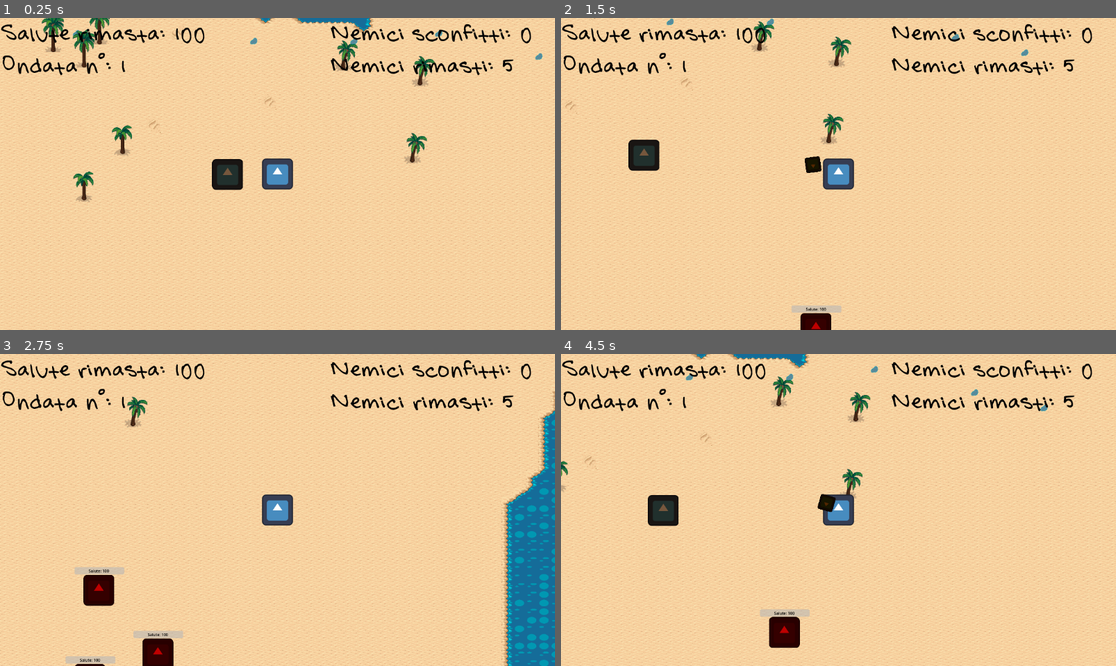
Above: before the commit, frames 1-4 (two rows, left to right).
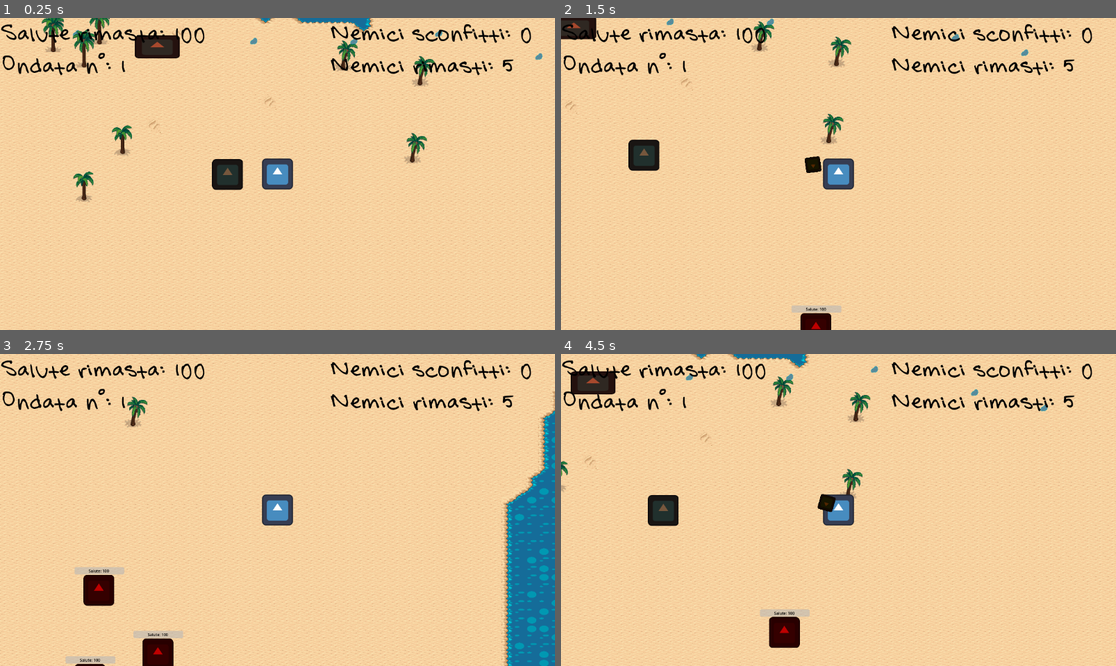
Above: after the commit, the same moments.

Repository: xMarcoMax/BeatchSlash
Game: Godot game, scene res://Scenes/level.tscn
Same seed, same stepped clock (60 frames per second), same inputs: the game is played once before the commit and once after it. The engine's default icon, where the game draws it, is replaced by a stand-in: a white triangle on a blue panel in a dark square.
Inputs (mouse positions are in pixels of both pictures, inside the frame that each line leads up to):
- Up to frame 1 (0.25 s): no input
- Up to frame 2 (1.5 s): tap Enter at 0.5 s; move the mouse to (960, 158) at 0.52 s; hold Right (ui_right) 0.53-1.28 s; hold Space (run) 0.53-1.28 s; move the mouse to (727, 189) at 1.27 s; hold Down (ui_down) from 1.28 s (still down); right-click (727, 189) at 1.35 s
- Up to frame 3 (2.75 s): move the mouse to (333, 441) at 2.02 s; release Down (ui_down) at 2.03 s; hold Right (ui_right) from 2.03 s (still down); hold Space (run) from 2.03 s (still down)
- Up to frame 4 (4.5 s): move the mouse to (810, 572) at 2.77 s; release Right (ui_right) at 2.78 s; release Space (run) at 2.78 s; hold Up (ui_up) 2.78-3.53 s; right-click (810, 572) at 2.85 s; move the mouse to (1005, 556) at 3.52 s; hold Space (run) 3.53-4.28 s; hold Left (ui_left) from 3.53 s (still down); move the mouse to (672, 463) at 4.27 s; right-click (672, 463) at 4.35 s

The runs differ from the first frame. In frame 1, 0.6% of the frame differs, in the area x 24-33%, y 5-13%; in frame 2, 0.4%; in frame 3, 0.8%, in the area x 92-100%, y 21-100%; in frame 4, 0.6%.

Commit message:
Aggiunto edifico per upgrade, inizio interazione col player, inizio eesecuzioni danni al target

Diff:
--- a/Characters/boyfriend.tscn
+++ b/Characters/boyfriend.tscn
@@ -3,17 +3,17 @@
 [ext_resource type="Texture2D" uid="uid://c67v2s8388bcm" path="res://Assets/icon.svg" id="1_vljnq"]
 
 [sub_resource type="CircleShape2D" id="CircleShape2D_qqcdl"]
-radius = 177.0
+radius = 185.043
 
 [sub_resource type="RectangleShape2D" id="RectangleShape2D_faqlr"]
 size = Vector2(130, 129)
 
-[node name="Player" type="CharacterBody2D" groups=["player"]]
+[node name="Boyfriend" type="CharacterBody2D" groups=["target"]]
 metadata/_edit_group_ = true
 
 [node name="HitZone" type="Area2D" parent="."]
 
-[node name="CollisionShape2D" type="CollisionShape2D" parent="HitZone"]
+[node name="CollisionShape2D" type="CollisionShape2D" parent="HitZone" groups=["target"]]
 shape = SubResource("CircleShape2D_qqcdl")
 
 [node name="Sprite2D" type="Sprite2D" parent="."]
--- /dev/null
+++ b/Objects/upgrades.tscn
@@ -0,0 +1,29 @@
+[gd_scene load_steps=4 format=3 uid="uid://5262icj7jl87"]
+
+[ext_resource type="Texture2D" uid="uid://c67v2s8388bcm" path="res://Assets/icon.svg" id="1_5y66h"]
+
+[sub_resource type="CapsuleShape2D" id="CapsuleShape2D_w85gx"]
+radius = 94.0
+height = 276.0
+
+[sub_resource type="RectangleShape2D" id="RectangleShape2D_40wq5"]
+size = Vector2(187, 100)
+
+[node name="Upgrades" type="StaticBody2D" groups=["upgrades"]]
+metadata/_edit_group_ = true
+
+[node name="Area2D" type="Area2D" parent="."]
+
+[node name="CollisionShape2D" type="CollisionShape2D" parent="Area2D"]
+rotation = 1.5708
+shape = SubResource("CapsuleShape2D_w85gx")
+
+[node name="Sprite2D" type="Sprite2D" parent="."]
+modulate = Color(0.659655, 0.286013, 0.177668, 1)
+position = Vector2(0, -1)
+scale = Vector2(1.45313, 0.76062)
+texture = ExtResource("1_5y66h")
+
+[node name="CollisionShape2D" type="CollisionShape2D" parent="."]
+position = Vector2(-1.5, 1)
+shape = SubResource("RectangleShape2D_40wq5")
--- a/Scenes/level.tscn
+++ b/Scenes/level.tscn
@@ -11,6 +11,8 @@
 [ext_resource type="Texture2D" uid="uid://dv3ukkfsjy8a3" path="res://Assets/Tiles/beach-desert.png" id="3_x66pn"]
 [ext_resource type="PackedScene" uid="uid://rwfa2y1hi3hm" path="res://Characters/boyfriend.tscn" id="5_a1jco"]
 [ext_resource type="Script" uid="uid://do0n1cb3kqcvw" path="res://Scripts/boyfriend.gd" id="6_gulnw"]
+[ext_resource type="PackedScene" uid="uid://5262icj7jl87" path="res://Objects/upgrades.tscn" id="12_pa6b8"]
+[ext_resource type="Script" uid="uid://xiutgrolxo2x" path="res://Scripts/upgrades.gd" id="13_crh0w"]
 
 [sub_resource type="RectangleShape2D" id="RectangleShape2D_7qgsd"]
 size = Vector2(831, 1608.5)
@@ -637,12 +639,16 @@
 [node name="Camera2D" type="Camera2D" parent="Player"]
 zoom = Vector2(0.5, 0.5)
 
-[node name="Boyfriend" parent="." groups=["target"] instance=ExtResource("5_a1jco")]
+[node name="Boyfriend" parent="." instance=ExtResource("5_a1jco")]
 position = Vector2(804, -421)
 script = ExtResource("6_gulnw")
 
+[node name="Upgrades" parent="." instance=ExtResource("12_pa6b8")]
+position = Vector2(512, -950)
+script = ExtResource("13_crh0w")
+
 [node name="NextWaveTimer" type="Timer" parent="."]
-wait_time = 5.0
+wait_time = 20.0
 one_shot = true
 
 [connection signal="timeout" from="NextWaveTimer" to="." method="_on_next_wave_timer_timeout"]
--- a/Scripts/boyfriend.gd
+++ b/Scripts/boyfriend.gd
@@ -1,6 +1,9 @@
 extends CharacterBody2D
 
 @export var hp = 100
+@export var shield = 100
 
+func _process(delta):
+	pass
 func _physics_process(delta):
 	pass
--- /dev/null
+++ b/Scripts/upgrades.gd
@@ -0,0 +1,12 @@
+extends StaticBody2D
+
+@onready var area = $Area2D
+@onready var sprite = $Sprite2D
+@onready var shape = $CollisionShape2D
+
+func _ready():
+	area.body_entered.connect(_on_body_entered)
+
+func _on_body_entered(body):
+	if body.is_in_group("player"):
+		print("Player entrato")
--- a/project.godot
+++ b/project.godot
@@ -30,6 +30,7 @@
 player=""
 enemy=""
 target=""
+upgrades=""
 
 [input]
 
Not shown: 1 places in Scenes/level.tscn that only renumber resources
Not shown, added: Scripts/upgrades.gd.uid
